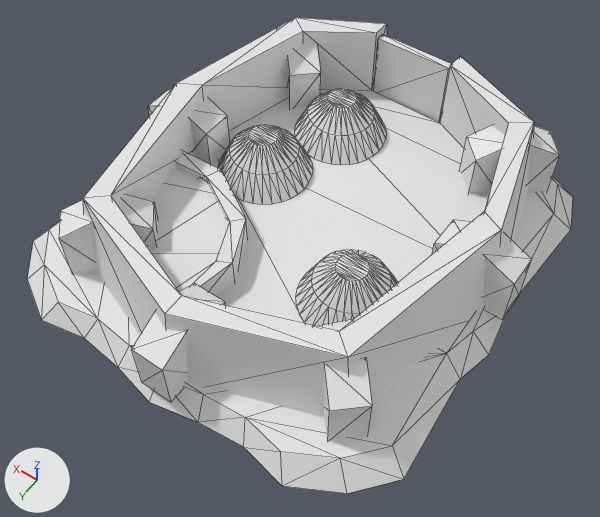
Two versions of the COLLADA model art/meshes/structural/soninke/corral.dae, one commit apart.
Before and after are seen from a camera (50 mm lens) standing at (-8.01, 11.58, 16.2) and looking at (-0.53, 1.1, -0.27). The axes (+X, +Y, +Z) are drawn at lower left. The lights are the same throughout. The picture after the commit comes second. Mesh edges are drawn as thin lines.

Names of what the first picture shows: 'corral'.
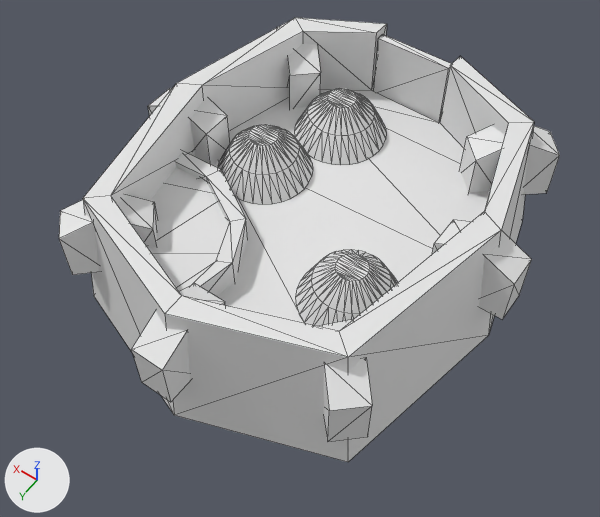
Boxes [x1, y1, x2, y2] around the edits, measured in the pictures (600 x 517 px; the box of a moved part takes in the faces that stretch with it):
```json
{"object": "corral", "change": "reshaped", "before": [27, 17, 573, 493], "after": [59, 17, 560, 462], "on screen": "8% narrower, 6% shorter"}
{"part": 1, "of": "me_cubo_142", "change": "deleted", "before": [27, 176, 573, 493]}
{"part": 2, "of": "me_cubo_142", "change": "moved or reshaped", "before": [83, 25, 534, 417], "after": [83, 25, 534, 462]}
```

The change, as JSON lines over the scene's bpy script:
```json
{"block": "me_cubo_142", "where": "# used by ob_corral; location = (0.0, 0.0, 0.0)"}
{"block": "me_cubo_142", "where": "# verts and faces of me_cubo_142; kept vertices keep their numbers, new ones are numbered from 520"}
{"block": "me_cubo_142", "where": "# before: 497 (-1.22, -5.51, -0.44), 499 (-4.27, -4.31, -0.44), 500 (-5.26, -0.41, -0.44), 502 (-4.27, 4.46, -0.44), 506 (-0.31, 5.85, -0.44)"}
{"block": "me_cubo_142", "where": "# before: 513 (3.65, 4.46, -0.44), 514 (4.57, 0.05, -0.44), 515 (3.65, -4.31, -0.44), 519 (1.07, -5.57, -0.44)"}
{"op": "remove", "block": "me_cubo_142", "code": "me_cubo_142.from_pydata(...)  # 520 vertices, 786 faces; spans x -5.69..5.45, y -5.72..6.28, z -0.44..2.32"}
{"op": "add", "block": "me_cubo_142", "code": "me_cubo_142.from_pydata(...)  # 470 vertices, 713 faces; spans x -5.57..4.84, y -5.57..6.18, z -1.44..2.32"}
{"block": "me_cubo_142", "change": "me_cubo_142 part 1: the loose piece of 50 vertices spanning x -5.69..5.45, y -5.72..6.28, z -0.34..0.2 is deleted"}
{"block": "me_cubo_142", "change": "me_cubo_142 part 2"}
{"op": "add", "block": "me_cubo_142", "code": "for i in [497, 499, 500, 502, 506, 513, 514, 515, 519]: verts[i] += (0.0, 0.0, -1.0)"}
```
